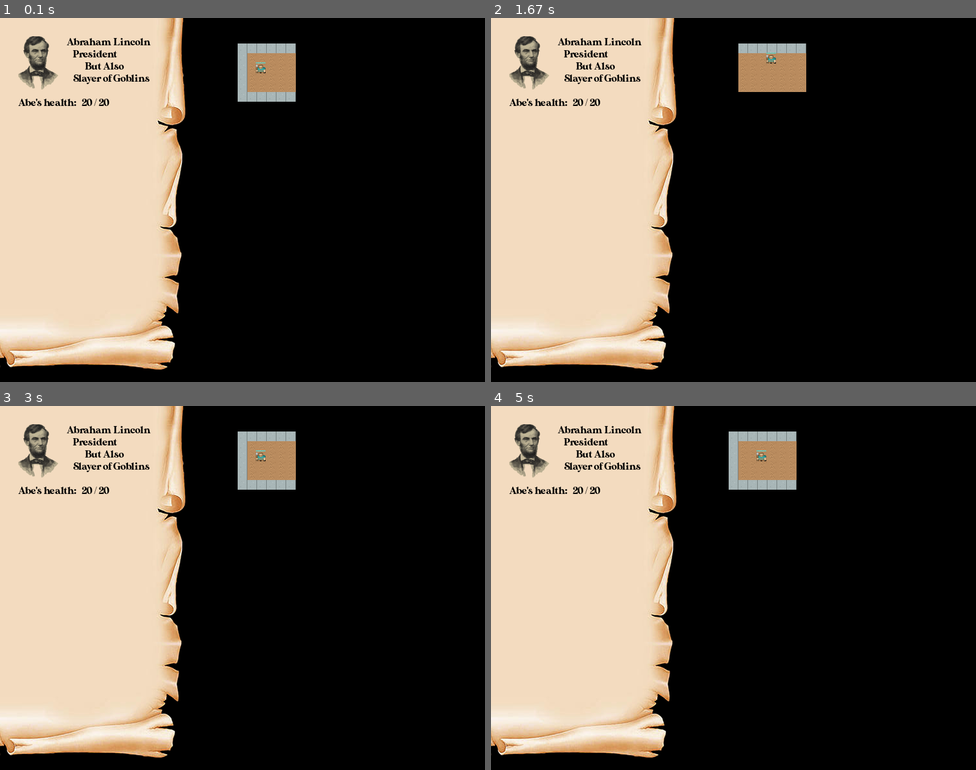
Above: before the commit, frames 1-4 (two rows, left to right).
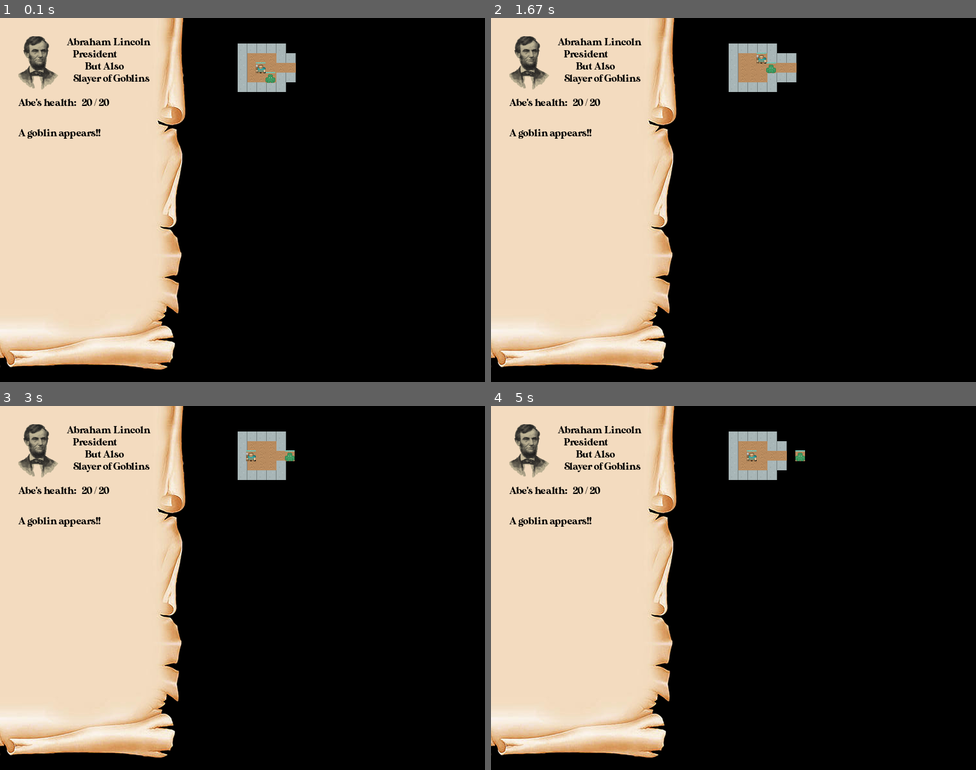
Above: after the commit, the same moments.

Repository: cmkemp52/roguelike-rpg-pygame
Game: pygame game, started from roguelikerpg.py
Same seed, same stepped clock (60 frames per second), same inputs: the game is played once before the commit and once after it.
Inputs:
- Up to frame 1 (0.1 s): no input
- Up to frame 2 (1.67 s): hold Right 0.33-0.8 s; hold Up 0.83-1.13 s; hold Right 1.17-1.63 s
- Up to frame 3 (3 s): hold Left 1.67-2.2 s; hold Down 2.23-2.53 s; hold Left 2.57-2.97 s
- Up to frame 4 (5 s): hold Up 3-3.37 s; hold Right 3.4-4.03 s; hold Down 4.07-4.43 s; hold Left 4.47-4.93 s; hold Right from 4.97 s (still down)

The runs differ from the first frame. In frame 1, 1.1% of the frame differs, in the area x 3-61%, y 7-34%; in frame 2, 1.6%, in the area x 3-65%, y 7-34%; in frame 3, 1.2%; in frame 4, 1.5%.

Commit message:
random goblin movements

Diff:
--- a/roguelikerpg.py
+++ b/roguelikerpg.py
@@ -16,6 +16,7 @@
 WIDTH = 800
 HEIGHT = 600
 FPS = 30
+gturn = 0
 #font for texts
 pygame.font.init()
 font = pygame.font.Font(os.path.join(img_folder,"sunflower.otf"),16)
@@ -23,8 +24,8 @@
 textlog = []
 #enemy locations
 enemylocations = []
-cfloor = floor2
-cmons = floor2mons
+cfloor = floor1
+cmons = floor1mons
 
 #Creating the side parchment with image/text
 class Sideimg(pygame.sprite.Sprite):
@@ -193,11 +194,71 @@
         self.name = "goblin"
         self.power = 3
         self.loc=locat
+        self.lturn = gturn
         self.rect = self.image.get_rect()
         self.rect.center = [398+self.loc[0]*16,50+self.loc[1]*16]
     def attack(self,enemy):
         enemy.currenthealth-=self.power
     def update(self):
+        #random movement
+        ranmove = random.randint(1,4)
+        while self.lturn < gturn:
+            if ranmove == 1:
+                if cfloor[self.loc[0]-1][self.loc[1]] == 0:
+                    #if spot has an enemy, attack it
+                    if [self.loc[0]-1,self.loc[1]] in enemylocations:
+                        ranmove +=1
+                    #else move into that spot
+                    else:
+                        enemylocations.remove(self.loc)
+                        self.loc = [self.loc[0]-1,self.loc[1]]
+                        enemylocations.append(self.loc)
+                        self.rect.center = [self.rect.center[0]-16,self.rect.center[1]]
+                else:
+                    ranmove+=1
+                self.lturn +=1
+            if ranmove == 2:
+                if cfloor[self.loc[0]+1][self.loc[1]] == 0:
+                    #if spot has an enemy, attack it
+                    if [self.loc[0]+1,self.loc[1]] in enemylocations:
+                        ranmove +=1
+                    #else move into that spot
+                    else:
+                        enemylocations.remove(self.loc)
+                        self.loc = [self.loc[0]+1,self.loc[1]]
+                        enemylocations.append(self.loc)
+                        self.rect.center = [self.rect.center[0]+16,self.rect.center[1]]
+                else:
+                    ranmove+=1
+                self.lturn +=1
+            if ranmove == 3:
+                if cfloor[self.loc[0]][self.loc[1]-1] == 0:
+                    #if spot has an enemy, attack it
+                    if [self.loc[0],self.loc[1]-1] in enemylocations:
+                        ranmove +=1
+                    #else move into that spot
+                    else:
+                        enemylocations.remove(self.loc)
+                        self.loc = [self.loc[0],self.loc[1]-1]
+                        enemylocations.append(self.loc)
+                        self.rect.center = [self.rect.center[0],self.rect.center[1]-16]
+                else:
+                    ranmove+=1
+                self.lturn +=1
+            if ranmove == 4:
+                if cfloor[self.loc[0]][self.loc[1]+1] == 0:
+                    #if spot has an enemy, attack it
+                    if [self.loc[0],self.loc[1]+1] in enemylocations:
+                        ranmove +=1
+                    #else move into that spot
+                    else:
+                        enemylocations.remove(self.loc)
+                        self.loc = [self.loc[0],self.loc[1]+1]
+                        enemylocations.append(self.loc)
+                        self.rect.center = [self.rect.center[0],self.rect.center[1]+16]
+                else:
+                    ranmove-=3
+                self.lturn +=1
         #updates goblin's current health in healthbar
         if self.currenthealth == self.maxhealth:
             goblinsprite(self)
@@ -308,6 +369,7 @@
         if event.type == pygame.QUIT:
             running = False
         if event.type == pygame.KEYDOWN:
+            gturn +=1
             if event.key == pygame.K_LEFT:
                 #if spot is a floor
                 if cfloor[player.loc[0]-1][player.loc[1]] == 0:
